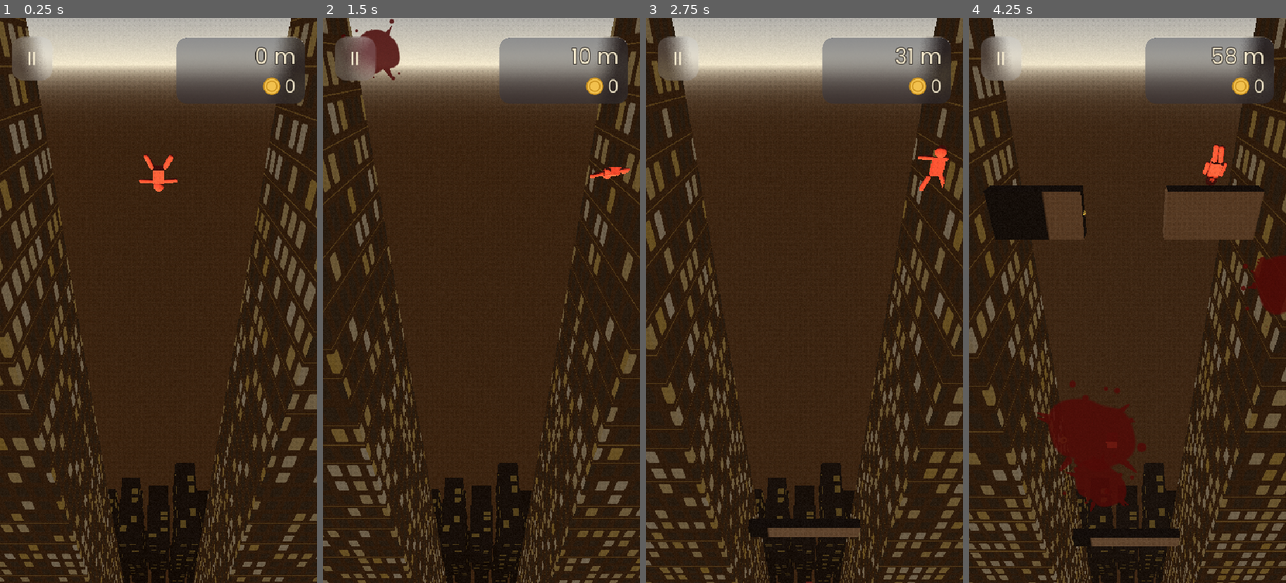
Above: before the commit, frames 1-4 (left to right).
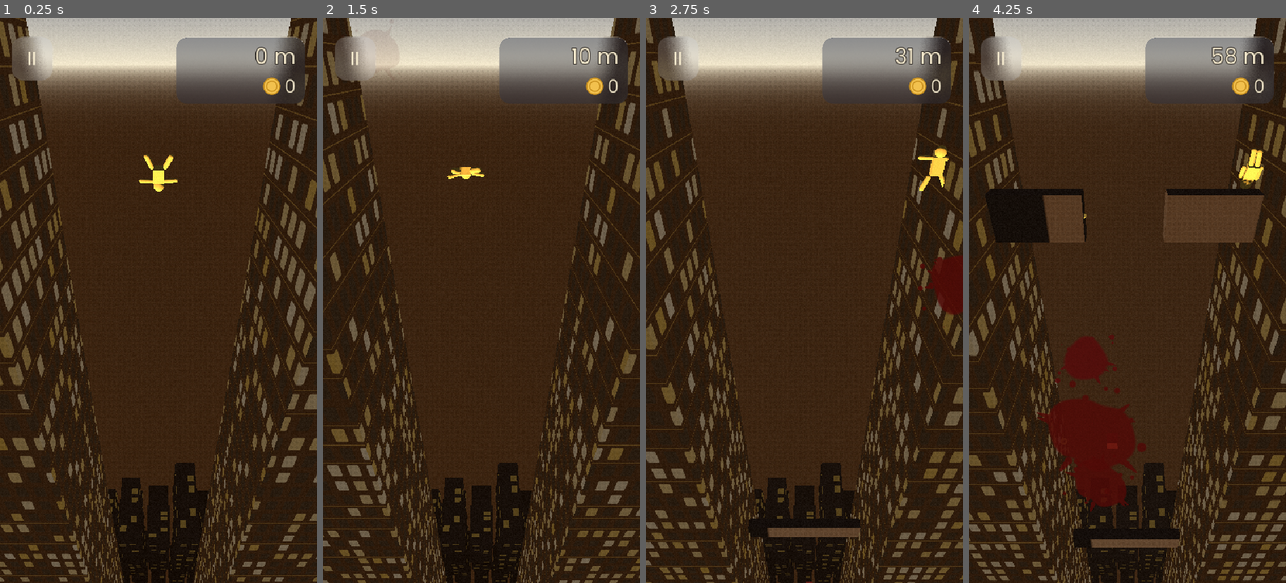
Above: after the commit, the same moments.

Repository: quvntvn/Hyperdive
Game: Godot game, scene res://scenes/game/main_game.tscn
Two runs of this game, one before a commit and one after it. Both use one fixed random seed, a clock stepped at 60 frames per second and the inputs below. This scene is started directly instead of the project's main scene.
Inputs (mouse positions are in pixels of both pictures, inside the frame that each line leads up to):
- Up to frame 1 (0.25 s): no input
- Up to frame 2 (1.5 s): tap Enter at 0.5 s; move the mouse to (551, 272) at 0.52 s; hold D (move_right) 0.53-1.25 s; tap 1 at 0.6 s; click (551, 272) at 0.67 s; drag from (418, 328) to (465, 413) at 1.27 s
- Up to frame 3 (2.75 s): move the mouse to (836, 176) at 2.02 s; hold D (move_right) from 2.03 s (still down); tap U at 2.1 s; click (836, 176) at 2.17 s
- Up to frame 4 (4.25 s): release D (move_right) at 2.75 s; drag from (1111, 413) to (1032, 215) at 2.77 s; move the mouse to (1222, 385) at 3.52 s; hold A (move_left) from 3.53 s (still down); tap 2 at 3.6 s; click (1222, 385) at 3.67 s

The runs differ from the first frame. In frame 1, 0.3% of the frame differs, in the area x 43-56%, y 24-31%; in frame 2, 1.3%; in frame 3, 1.2%; in frame 4, 8.5%, in the area x 0-100%, y 0-100%.

Commit message:
feat: souris sur PC (deplacement joueur) + couleur perso par defaut plus visible
1) SOURIS desktop : en mode clavier, le perso suit le X du curseur (meme
finger-follow fluide que le tactile, via _mouse_target_x dans _physics_process).
Les fleches priment quand pressees, sinon la souris pilote. _mouse_active passe
vrai au 1er mouvement -> pas de derive avant qu'on touche la souris. Gate hors
TOUCH -> zero effet sur mobile (InputEventMouseMotion dans la branche desktop).

2) Skin par defaut orange brule #E94F37 -> jaune moutarde #F2C14E. L'orange etait
la couleur EXACTE des obstacles (perso quasi invisible sur bordeaux + fondu dans
le danger). Le moutarde tranche sur fonds chauds (bordeaux) ET froids (bleu nuit/
ocean jetpack). Maj catalogue + defauts player.tscn/ragdoll.tscn (pas de flash).

Co-Authored-By: Claude Opus 4.8 <noreply@anthropic.com>

Diff:
--- a/hyperdive/scenes/player/player.tscn
+++ b/hyperdive/scenes/player/player.tscn
@@ -3,7 +3,7 @@
 [ext_resource type="Script" path="res://scripts/player/player.gd" id="PlayerScript"]
 
 [sub_resource type="StandardMaterial3D" id="BodyMaterial"]
-albedo_color = Color(0.914, 0.310, 0.216, 1)
+albedo_color = Color(0.949, 0.757, 0.306, 1)
 
 [sub_resource type="BoxMesh" id="TorsoMesh"]
 size = Vector3(0.26, 0.40, 0.16)
--- a/hyperdive/scenes/player/ragdoll.tscn
+++ b/hyperdive/scenes/player/ragdoll.tscn
@@ -3,7 +3,7 @@
 [sub_resource type="StandardMaterial3D" id="BodyMat"]
 local_to_scene = true
 shading_mode = 1
-albedo_color = Color(0.914, 0.310, 0.216, 1)
+albedo_color = Color(0.949, 0.757, 0.306, 1)
 
 [sub_resource type="BoxMesh" id="TorsoMesh"]
 size = Vector3(0.39, 0.60, 0.24)
--- a/hyperdive/scripts/autoload/cosmetics_catalog.gd
+++ b/hyperdive/scripts/autoload/cosmetics_catalog.gd
@@ -2,7 +2,10 @@
 class_name CosmeticsCatalog
 
 const SKINS: Array[Dictionary] = [
-	{"id": "default",   "name": "Orange Brûlé",    "price": 0,  "color": Color(0.914, 0.310, 0.216)},
+	# Défaut : JAUNE MOUTARDE #F2C14E. L'ancien orange brûlé #E94F37 était la couleur EXACTE des
+	# obstacles → perso quasi invisible (sur le bordeaux des chutes ET fondu dans le danger). Le
+	# moutarde tranche sur les fonds chauds (bordeaux) ET froids (bleu nuit/océan des niveaux jetpack).
+	{"id": "default",   "name": "Jaune Moutarde",   "price": 0,  "color": Color(0.949, 0.757, 0.306)},
 	{"id": "turquoise", "name": "Turquoise Rétro",  "price": 50,  "color": Color(0.235, 0.682, 0.639)},
 	{"id": "cream",     "name": "Crème Pâle",       "price": 300, "color": Color(0.957, 0.914, 0.804)},
 	{"id": "bordeaux",  "name": "Bordeaux Lourd",   "price": 450, "color": Color(0.486, 0.180, 0.165)},
--- a/hyperdive/scripts/player/player.gd
+++ b/hyperdive/scripts/player/player.gd
@@ -60,6 +60,11 @@
 var _is_touching: bool = false
 var _wall_hit_cooldown: float = 0.0
 var _touch_target_x: float = 0.0
+# Souris (DESKTOP uniquement, mode clavier) : confort de test. Le perso suit le X du curseur
+# (même finger-follow fluide que le tactile). _mouse_active passe vrai au 1er mouvement de souris
+# → pas de dérive vers le curseur tant qu'on n'y a pas touché. Jamais lu en mode TOUCH (mobile).
+var _mouse_target_x: float = 0.0
+var _mouse_active: bool = false
 var _first_input_done: bool = false   # 1er input joueur reçu (didacticiel ch.1 : coupe le ralenti 0.025×)
 var _is_dead: bool = false
 var _level_completed: bool = false
@@ -614,6 +619,13 @@
 			_is_touching = true
 			_update_touch_target(event.position)
 			_notify_first_input()
+	else:
+		# DESKTOP (mode clavier) : la souris pilote aussi le perso, en parallèle des flèches.
+		# Le déplacement réel (vers _mouse_target_x) se fait dans _physics_process avec la même
+		# vitesse latérale que le tactile → fluide, pas de snap. Gaté hors TOUCH → zéro effet mobile.
+		if event is InputEventMouseMotion:
+			_mouse_target_x = _screen_x_to_world_x(event.position.x)
+			_mouse_active = true
 	# Mode switching — dev only, replaced by options menu in Phase E
 	if event is InputEventKey and event.pressed and not event.echo:
 		match event.physical_keycode:
@@ -638,9 +650,14 @@
 	return 0.0
 
 func _update_touch_target(screen_pos: Vector2) -> void:
+	_touch_target_x = _screen_x_to_world_x(screen_pos.x)
+
+# Convertit une abscisse ÉCRAN (px) en abscisse MONDE dans le couloir (-5..5). Partagé par le
+# suivi tactile et le suivi souris desktop.
+func _screen_x_to_world_x(screen_x: float) -> float:
 	var screen_width: float = get_viewport().get_visible_rect().size.x
-	var normalized: float = clampf(screen_pos.x / screen_width, 0.0, 1.0)
-	_touch_target_x = lerpf(-5.0, 5.0, normalized)
+	var normalized: float = clampf(screen_x / screen_width, 0.0, 1.0)
+	return lerpf(-5.0, 5.0, normalized)
 
 func _update_body_color() -> void:
 	var mat := $Character/Torso.material_override as StandardMaterial3D
@@ -851,11 +868,19 @@
 		else:
 			linear_velocity.x = move_toward(linear_velocity.x, 0.0, MAX_LATERAL_SPEED * delta * 4.0)
 	else:
+		# DESKTOP : flèches ET souris en parallèle. Les flèches (force) priment ; sinon, si la
+		# souris a bougé au moins une fois, on vise sa position X (même suivi fluide que le tactile).
 		var lateral: float = _get_lateral_input()
 		if lateral != 0.0:
 			_notify_first_input()
 			apply_central_force(Vector3(lateral * LATERAL_FORCE, 0.0, 0.0))
-		linear_velocity.x = clampf(linear_velocity.x, -MAX_LATERAL_SPEED, MAX_LATERAL_SPEED)
+			linear_velocity.x = clampf(linear_velocity.x, -MAX_LATERAL_SPEED, MAX_LATERAL_SPEED)
+		elif _mouse_active:
+			_notify_first_input()
+			var diff: float = _mouse_target_x - global_position.x
+			linear_velocity.x = clampf(diff * TOUCH_FOLLOW_SPEED, -MAX_LATERAL_SPEED, MAX_LATERAL_SPEED)
+		else:
+			linear_velocity.x = clampf(linear_velocity.x, -MAX_LATERAL_SPEED, MAX_LATERAL_SPEED)
 	# Signe vertical centralisé : +1 en jetpack (on monte), -1 en chute.
 	var dir: float = Settings.get_fall_dir()
 	if Settings.active_mode != "campaign" and not _level_completed:
